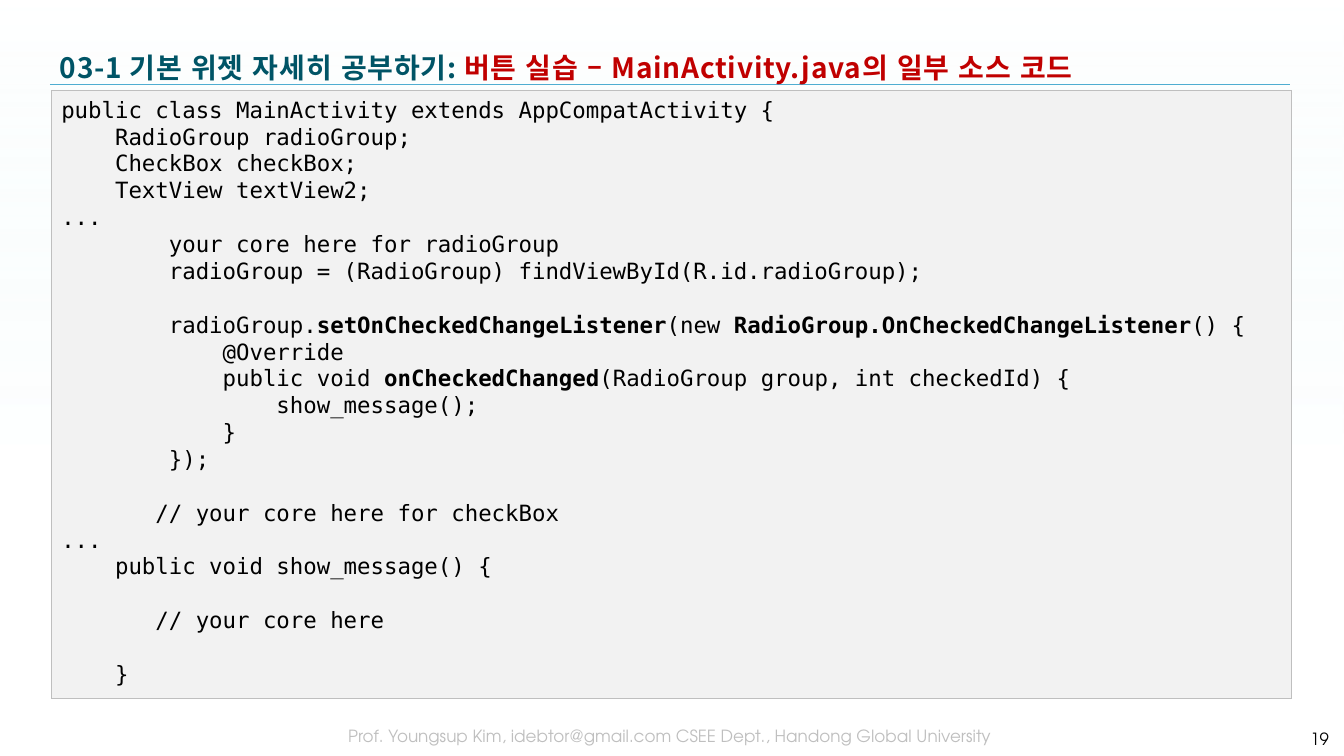
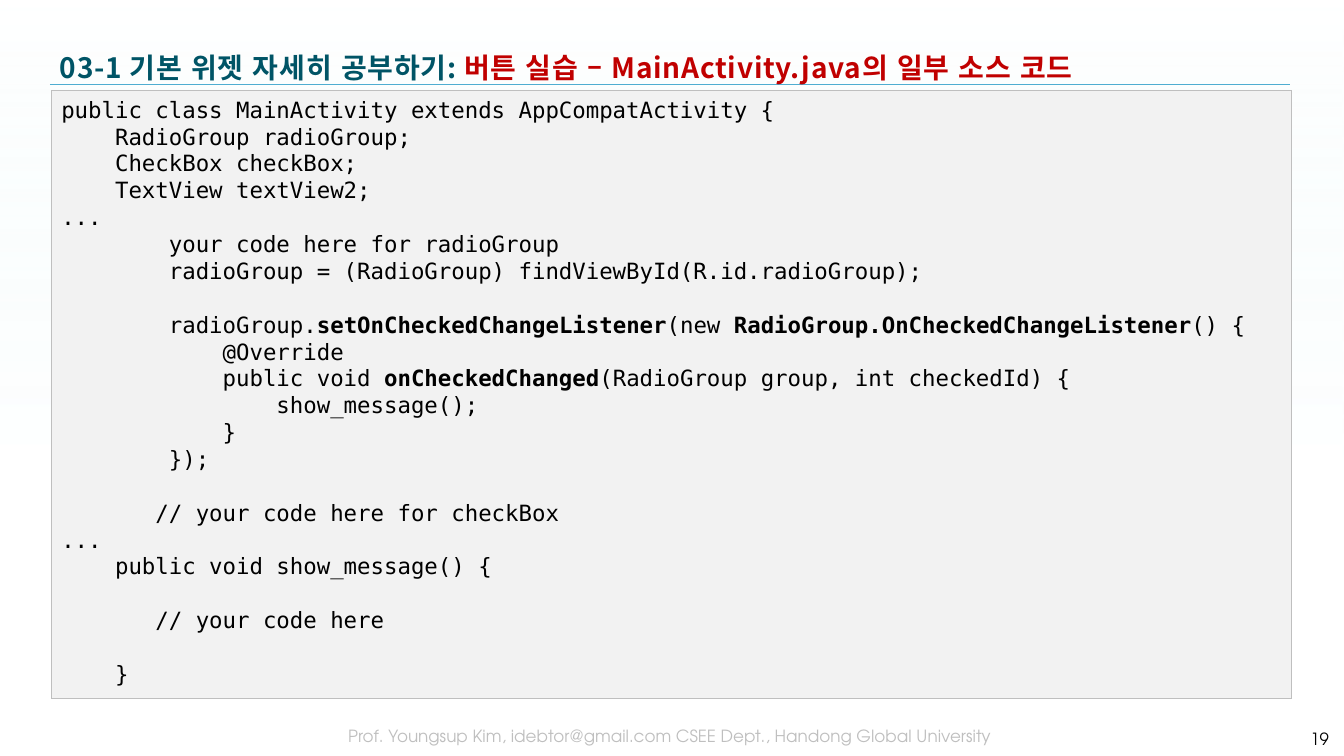
Before and after one commit to tae7841/HuStarAS, a slide deck: slide 19 of ppts/03Widget.pptx. Drawn at 1344x756 pixels with LibreOffice and Linux fonts; fonts in the diff are those of the drawing; background and template pictures are left out. Boxes give left, top, right and bottom in pixels: in the first picture for what was removed or moved away, otherwise in the second. Text is boxed around its words. In the diff, an @@ line names an element or a change of style, - is before the commit and + after.

```diff
--- a/ppts/03Widget.pptx
+++ b/ppts/03Widget.pptx
@@ text in rectangle at box(169, 235, 559, 257): text changed @@
-your core here for radioGroup
+your code here for radioGroup
@@ text in rectangle at box(196, 504, 559, 526): text changed @@
-// your core here for checkBox
+// your code here for checkBox
@@ text in rectangle at box(196, 611, 384, 633): text changed @@
-// your core here
+// your code here
```
Also in this commit, not shown: 2 other slides changed, 2 slides added, 1 slide removed, 1 other file.
